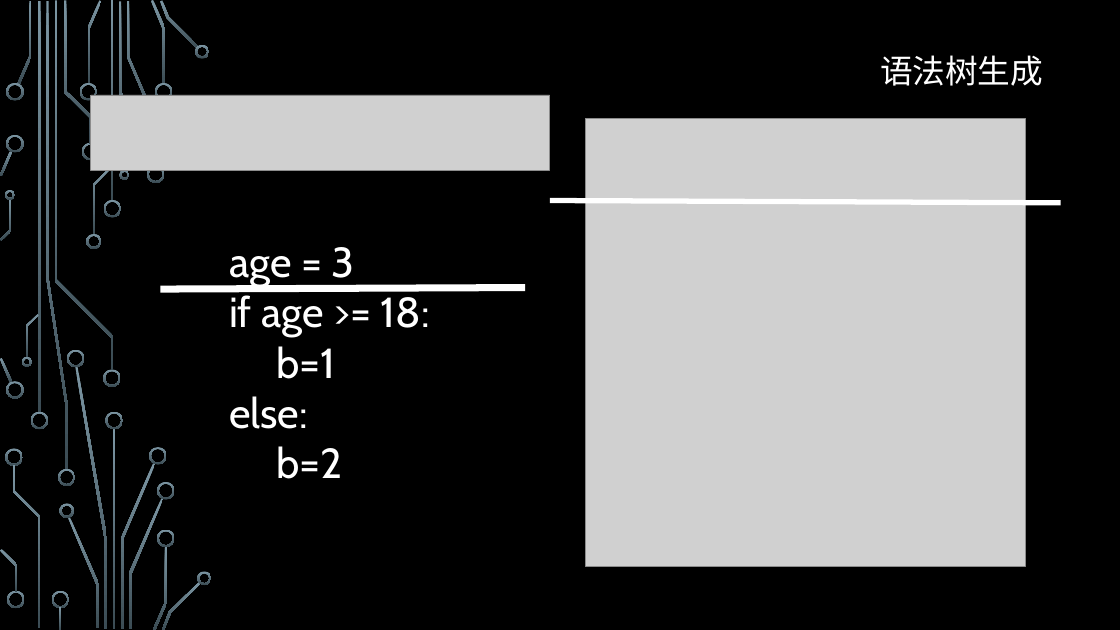
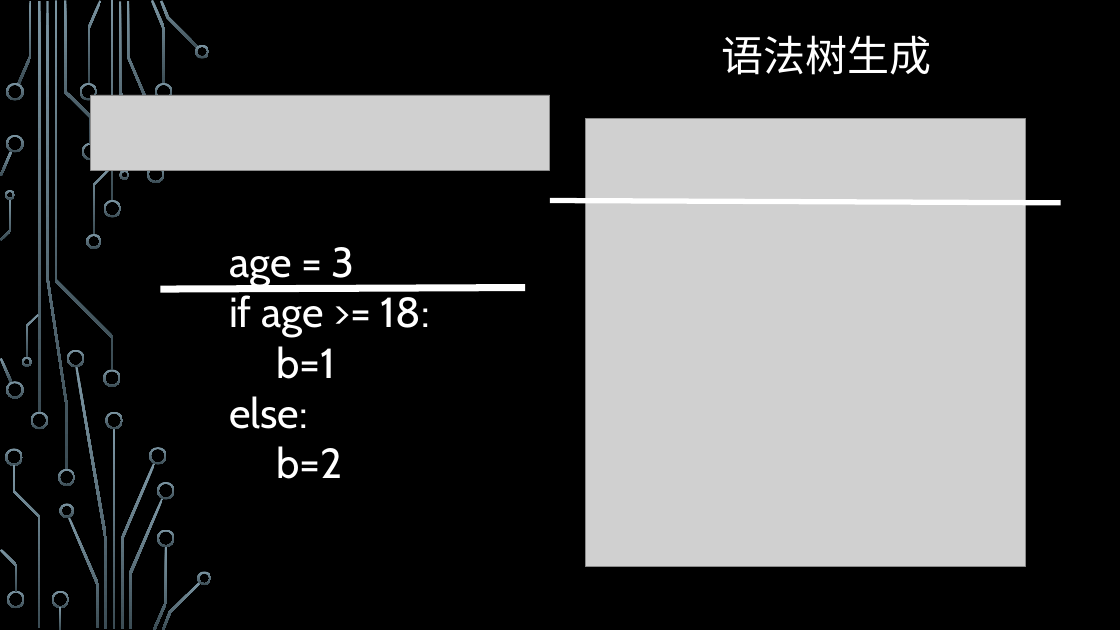
Before and after one commit to ZJUPPL2016/pyjs, a slide deck: slide 5 of 方法学展示.pptx. Drawn at 1120x630 pixels with LibreOffice and Linux fonts; fonts in the diff are those of the drawing; grey boxes stand for pictures; background and template pictures are left out. Boxes give left, top, right and bottom in pixels: in the first picture for what was removed or moved away, otherwise in the second. Text is boxed around its words. In the diff, an @@ line names an element or a change of style, - is before the commit and + after.

```diff
--- a/方法学展示.pptx
+++ b/方法学展示.pptx
@@ text "语法树生成": place and size @@
-text "语法树生成" at box(880, 55, 1043, 86)
+text "语法树生成" at box(721, 35, 931, 75)
@@ text "语法树生成" at box(721, 35, 931, 75): size 28 to 36 pt, font Cabin to Arial @@
```
Also in this commit, not shown: 6 other slides changed, 3 slides added, 5 slides removed.
